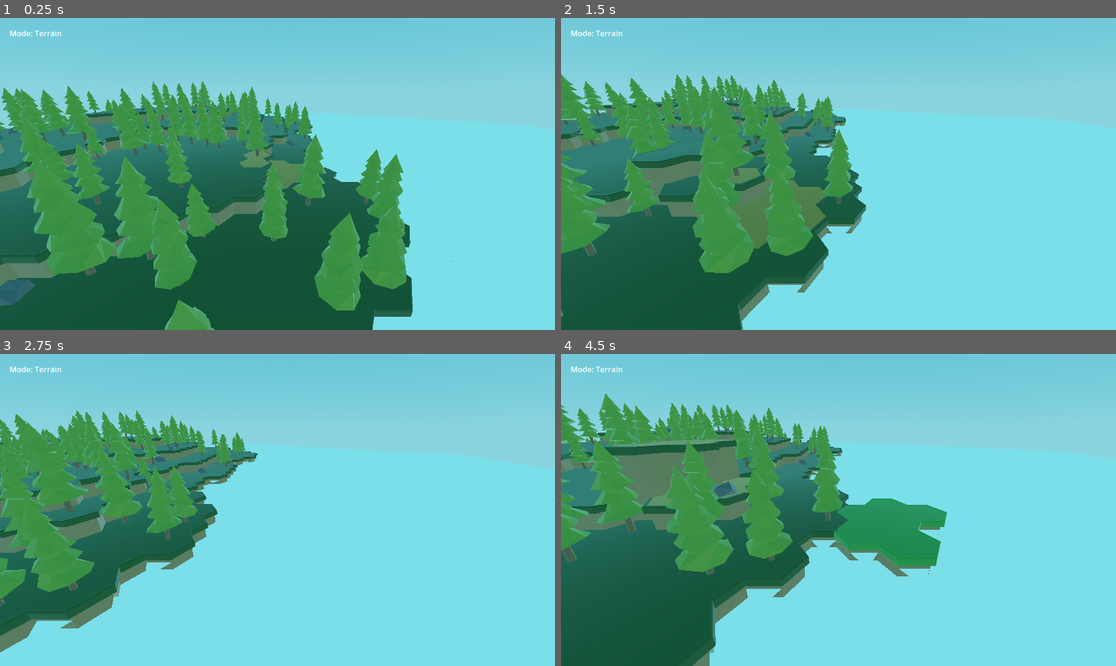
Above: before the commit, frames 1-4 (two rows, left to right).
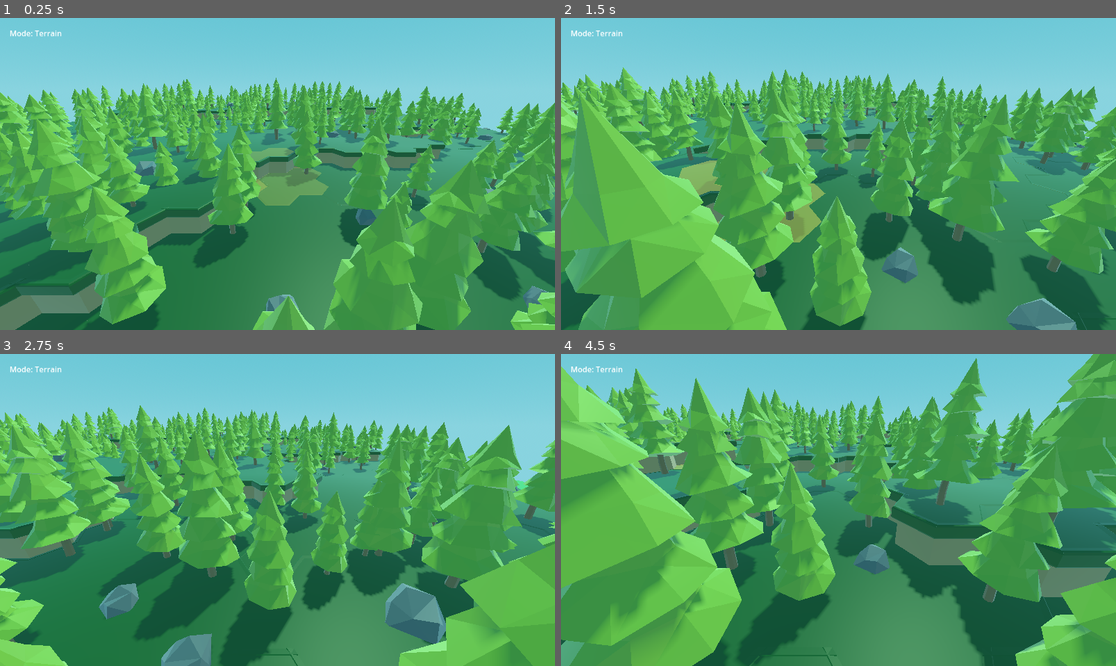
Above: after the commit, the same moments.

Repository: sixthkind/hexagon-godot
Game: Godot game, scene res://scene.tscn
Two runs of this game, one before a commit and one after it. Both use one fixed random seed, a clock stepped at 60 frames per second and the inputs below.
Inputs (mouse positions are in pixels of both pictures, inside the frame that each line leads up to):
- Up to frame 1 (0.25 s): no input
- Up to frame 2 (1.5 s): tap Enter at 0.5 s; move the mouse to (960, 158) at 0.52 s; hold D 0.53-1.25 s; tap Q at 0.6 s; click (960, 158) at 0.67 s; drag from (727, 189) to (810, 236) at 1.27 s
- Up to frame 3 (2.75 s): tap Space at 2 s; move the mouse to (333, 441) at 2.02 s; hold D from 2.03 s (still down); tap Shift at 2.1 s
- Up to frame 4 (4.5 s): release D at 2.75 s; drag from (810, 572) to (672, 463) at 2.77 s; tap Enter at 3.5 s; move the mouse to (1005, 556) at 3.52 s; hold A 3.53-4.25 s; tap Q at 3.6 s; drag from (672, 463) to (755, 432) at 4.27 s

The runs differ from the first frame. In frame 1, 63% of the frame differs, in the area x 0-100%, y 19-100%; in frame 2, 70%; in frame 3, 72%; in frame 4, 80%, in the area x 0-100%, y 0-100%.

Commit message:
Fix water material

Diff:
--- a/materials/Water.tres
+++ b/materials/Water.tres
@@ -1,7 +1,33 @@
-[gd_resource type="StandardMaterial3D" load_steps=2 format=3 uid="uid://d3xg18xwqh1pq"]
+[gd_resource type="ShaderMaterial" load_steps=5 format=3 uid="uid://bcyp542pqibbn"]
 
-[ext_resource type="Material" uid="uid://bcyp542pqibbn" path="res://materials/water_material.tres" id="1_3ix23"]
+[ext_resource type="Shader" path="res://materials/water_shader.gdshader" id="1_p7yd5"]
+[ext_resource type="FastNoiseLite" uid="uid://1h4cuqxa0q7g" path="res://materials/water_noise.tres" id="2_lc55n"]
+
+[sub_resource type="NoiseTexture2D" id="NoiseTexture2D_uugye"]
+in_3d_space = true
+seamless = true
+seamless_blend_skirt = 1.0
+noise = ExtResource("2_lc55n")
+
+[sub_resource type="NoiseTexture2D" id="NoiseTexture2D_lemgu"]
+seamless = true
+seamless_blend_skirt = 1.0
+as_normal_map = true
+noise = ExtResource("2_lc55n")
 
 [resource]
-resource_name = "Water"
-next_pass = ExtResource("1_3ix23")
+render_priority = 0
+shader = ExtResource("1_p7yd5")
+shader_parameter/shallow_colour = Color(0.235294, 0.796078, 1, 1)
+shader_parameter/deep_colour = Color(0, 0.431373, 0.945098, 1)
+shader_parameter/foam_colour = Color(0.54902, 0.823529, 0.960784, 1)
+shader_parameter/max_depth = 1.0
+shader_parameter/absorbance = 0.7
+shader_parameter/fresnel_amount = 5.0
+shader_parameter/fresnel_strength = 0.3
+shader_parameter/foam_depth_cutoff = 0.3
+shader_parameter/wave_direction = Vector2(1, 1)
+shader_parameter/wave_speed = 5.0
+shader_parameter/wave_height = 0.5
+shader_parameter/displacement_noise = SubResource("NoiseTexture2D_uugye")
+shader_parameter/displacement_noise_normal = SubResource("NoiseTexture2D_lemgu")
--- a/materials/water_material.tres
+++ /dev/null
@@ -1,27 +0,0 @@
-[gd_resource type="ShaderMaterial" load_steps=4 format=3 uid="uid://bcyp542pqibbn"]
-
-[ext_resource type="Shader" path="res://materials/water_shader.gdshader" id="1_p7yd5"]
-
-[sub_resource type="FastNoiseLite" id="FastNoiseLite_xjvb4"]
-frequency = 0.0005
-
-[sub_resource type="NoiseTexture2D" id="NoiseTexture2D_gkg5p"]
-seamless = true
-seamless_blend_skirt = 0.5
-noise = SubResource("FastNoiseLite_xjvb4")
-
-[resource]
-render_priority = 0
-shader = ExtResource("1_p7yd5")
-shader_parameter/shallow_colour = Color(0.235294, 0.796078, 1, 1)
-shader_parameter/deep_colour = Color(0, 0.431373, 0.945098, 1)
-shader_parameter/foam_colour = Color(0.54902, 0.823529, 0.960784, 1)
-shader_parameter/max_depth = 1.0
-shader_parameter/absorbance = 0.7
-shader_parameter/fresnel_amount = 5.0
-shader_parameter/fresnel_strength = 0.3
-shader_parameter/foam_depth_cutoff = 0.3
-shader_parameter/wave_direction = Vector2(1, 1)
-shader_parameter/wave_speed = 1.0
-shader_parameter/wave_height = 0.05
-shader_parameter/displacement_noise = SubResource("NoiseTexture2D_gkg5p")
--- /dev/null
+++ b/materials/water_noise.tres
@@ -0,0 +1,6 @@
+[gd_resource type="FastNoiseLite" format=3 uid="uid://1h4cuqxa0q7g"]
+
+[resource]
+frequency = 0.0419
+fractal_octaves = 2
+metadata/_preview_in_3d_space_ = true
--- a/materials/water_shader.gdshader
+++ b/materials/water_shader.gdshader
@@ -10,9 +10,10 @@
 uniform float foam_depth_cutoff: hint_range(0.0, 1.0, 0.01) = 0.3;
 
 uniform sampler2D displacement_noise;
+uniform sampler2D displacement_noise_normal;
 uniform vec2 wave_direction = vec2(1, 0);
-uniform float wave_speed: hint_range(0, 10.0, 0.1) = 1;
-uniform float wave_height: hint_range(0, 1.0, 0.01) = 0.05;
+uniform float wave_speed: hint_range(0, 10.0, 0.1) = 5;
+uniform float wave_height: hint_range(0, 1.0, 0.01) = 0.5;
 
 uniform sampler2D screen_texture: hint_screen_texture, repeat_disable, filter_nearest;
 uniform sampler2D depth_texture : hint_depth_texture, repeat_disable, filter_nearest;
@@ -27,13 +28,27 @@
 	return pow((1.0 - clamp(dot(normalize(normal), normalize(view)), 0.0, 1.0)), amount);
 }
 
+float get_noise_position(float world_position, float texture_size) {
+	float noise_position = world_position / texture_size;
+	noise_position -= trunc(noise_position);
+
+	return noise_position;
+}
+
 void vertex() {
-	float displacement = textureLod(
-			displacement_noise,
-			UV + (TIME * normalize(wave_direction)) * wave_speed / 10.0,
-			0.0).r * 2.0 - 1.0;
+	vec2 world_position = (MODEL_MATRIX * vec4(VERTEX, 1.0)).xz;
+	vec2 offseted_world_position = world_position + TIME * normalize(wave_direction) * wave_speed;
+	ivec2 noise_texture_size = textureSize(displacement_noise, 0);
 
-	VERTEX.y += displacement * wave_height;
+	float noise_x = get_noise_position(offseted_world_position.x, float(noise_texture_size.x));
+	float noise_y = get_noise_position(offseted_world_position.y, float(noise_texture_size.y));
+	vec2 noise_position = vec2(noise_x, noise_y);
+
+	float wave_multiplier = 2.0;
+	float displacement = (textureLod(displacement_noise, noise_position, 0.0).r - 0.5) * 2.0 * wave_height * wave_multiplier; // 0-wave_height
+
+	VERTEX.y += displacement;
+	NORMAL = textureLod(displacement_noise_normal, noise_position, 0.0).xyz;
 }
 
 void fragment() {
--- a/scene.tscn
+++ b/scene.tscn
@@ -11,7 +11,7 @@
 [ext_resource type="PackedScene" uid="uid://n8tedky57mt0" path="res://scenes/hexagon.tscn" id="5_u0dwq"]
 [ext_resource type="PackedScene" uid="uid://b3okb8iouifxh" path="res://models/terrain/forest_cover.glb" id="7_sd3f2"]
 [ext_resource type="PackedScene" uid="uid://p5vps6iuy5m4" path="res://models/terrain/sand_cover.glb" id="8_6jxas"]
-[ext_resource type="Material" uid="uid://bcyp542pqibbn" path="res://materials/water_material.tres" id="8_hs4hb"]
+[ext_resource type="Material" uid="uid://bcyp542pqibbn" path="res://materials/Water.tres" id="8_hs4hb"]
 [ext_resource type="PackedScene" uid="uid://c0v6vgdwu3y6m" path="res://models/highlight.glb" id="8_l371f"]
 [ext_resource type="PackedScene" uid="uid://b8aeun0qo1557" path="res://models/terrain/sand_overhang.glb" id="9_wmoyh"]
 [ext_resource type="Script" path="res://scripts/Decoration.gd" id="9_xjuar"]
@@ -35,6 +35,7 @@
 background_mode = 2
 sky = SubResource("Sky_p5ha5")
 ambient_light_source = 3
+ambient_light_energy = 0.5
 reflected_light_source = 2
 tonemap_mode = 2
 ssao_enabled = true
@@ -124,9 +125,8 @@
 
 [node name="DirectionalLight3D" type="DirectionalLight3D" parent="."]
 transform = Transform3D(-0.866025, -0.433013, 0.25, 0, 0.5, 0.866025, -0.5, 0.75, -0.433013, 0, 7.05588, 0)
-visible = false
 light_color = Color(1, 1, 0.827451, 1)
-light_energy = 1.462
+light_energy = 0.169
 shadow_enabled = true
 
 [node name="Camera3D" type="Camera3D" parent="."]
@@ -136,14 +136,9 @@
 [node name="World" type="Node3D" parent="."]
 script = ExtResource("1_o10kw")
 hexagon_count = 30
-max_hexagon_height = null
-water_height = null
-noise_frequency = null
 height_mask = ExtResource("3_itcv2")
 terrain_type_criteria = Array[ExtResource("4_y6omn")]([SubResource("Resource_iqeip"), SubResource("Resource_k5c5d"), SubResource("Resource_0rgap")])
 terrain_types = Array[ExtResource("2_b56jq")]([SubResource("Resource_vgnlr"), SubResource("Resource_ilxcr"), SubResource("Resource_w0bmo")])
-original_decoration_chance = null
-max_edit_size = null
 hexagon_instance = ExtResource("5_u0dwq")
 water_instance = ExtResource("21_1hr1f")
 water_material = ExtResource("8_hs4hb")
@@ -152,6 +147,36 @@
 [node name="Hexagons" type="Node3D" parent="World"]
 
 [node name="Highlight" type="Node3D" parent="World"]
+
+[node name="World" type="Node3D" parent="World"]
+script = ExtResource("1_o10kw")
+hexagon_count = 30
+height_mask = ExtResource("3_itcv2")
+terrain_type_criteria = Array[ExtResource("4_y6omn")]([SubResource("Resource_iqeip"), SubResource("Resource_k5c5d"), SubResource("Resource_0rgap")])
+terrain_types = Array[ExtResource("2_b56jq")]([SubResource("Resource_vgnlr"), SubResource("Resource_ilxcr"), SubResource("Resource_w0bmo")])
+hexagon_instance = ExtResource("5_u0dwq")
+water_instance = ExtResource("21_1hr1f")
+water_material = ExtResource("8_hs4hb")
+highlight_instance = ExtResource("8_l371f")
+
+[node name="Hexagons" type="Node3D" parent="World/World"]
+
+[node name="Highlight" type="Node3D" parent="World/World"]
+
+[node name="World" type="Node3D" parent="World/World"]
+script = ExtResource("1_o10kw")
+hexagon_count = 30
+height_mask = ExtResource("3_itcv2")
+terrain_type_criteria = Array[ExtResource("4_y6omn")]([SubResource("Resource_iqeip"), SubResource("Resource_k5c5d"), SubResource("Resource_0rgap")])
+terrain_types = Array[ExtResource("2_b56jq")]([SubResource("Resource_vgnlr"), SubResource("Resource_ilxcr"), SubResource("Resource_w0bmo")])
+hexagon_instance = ExtResource("5_u0dwq")
+water_instance = ExtResource("21_1hr1f")
+water_material = ExtResource("8_hs4hb")
+highlight_instance = ExtResource("8_l371f")
+
+[node name="Hexagons" type="Node3D" parent="World/World/World"]
+
+[node name="Highlight" type="Node3D" parent="World/World/World"]
 
 [node name="MarginContainer" type="MarginContainer" parent="."]
 offset_right = 40.0
--- a/scripts/World.gd
+++ b/scripts/World.gd
@@ -3,7 +3,7 @@
 @export_category("World Settings")
 @export_range(0, 50) var hexagon_count: int = 3 # Radius of hexagons around center
 @export_range(1, 20) var max_hexagon_height: int = 10
-@export_range(0, 20) var water_height: float = 3.5
+@export_range(0, 20) var water_height: float = 4.5
 
 @export_category("Default terrain")
 @export_range(0.0001, 0.01) var noise_frequency: float = 0.001
Binary file changed: models/water.glb
